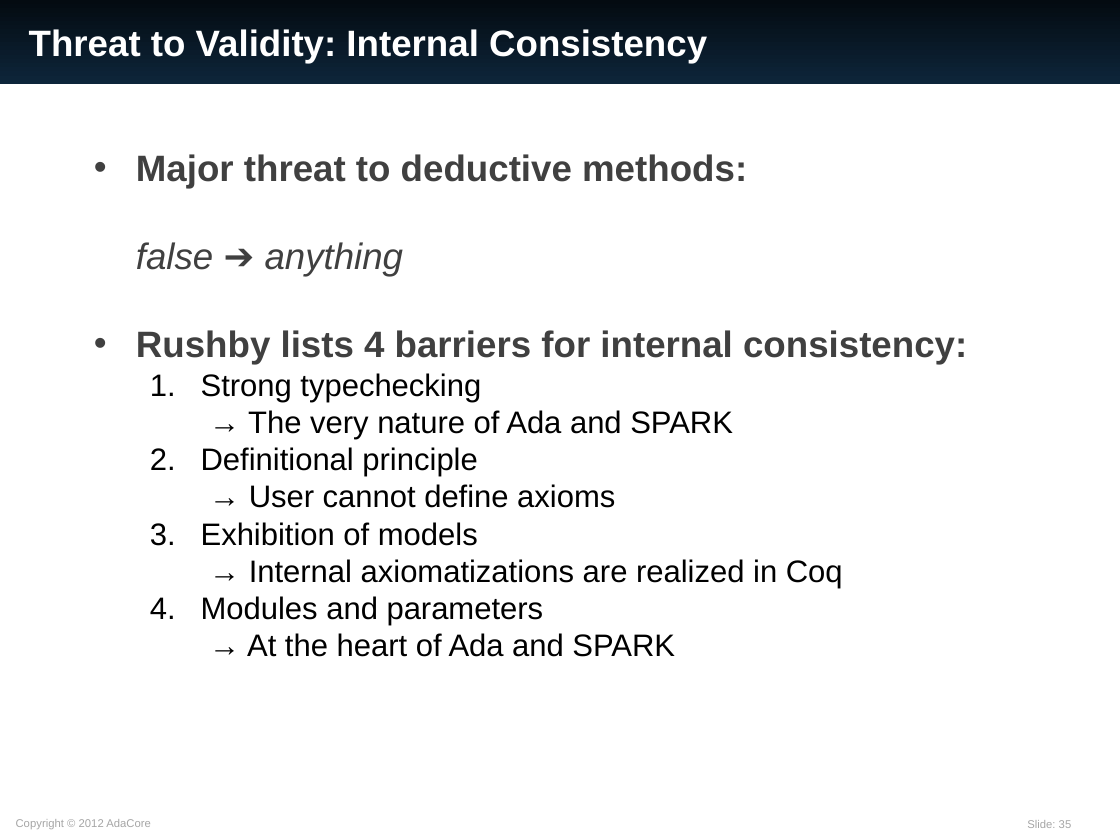
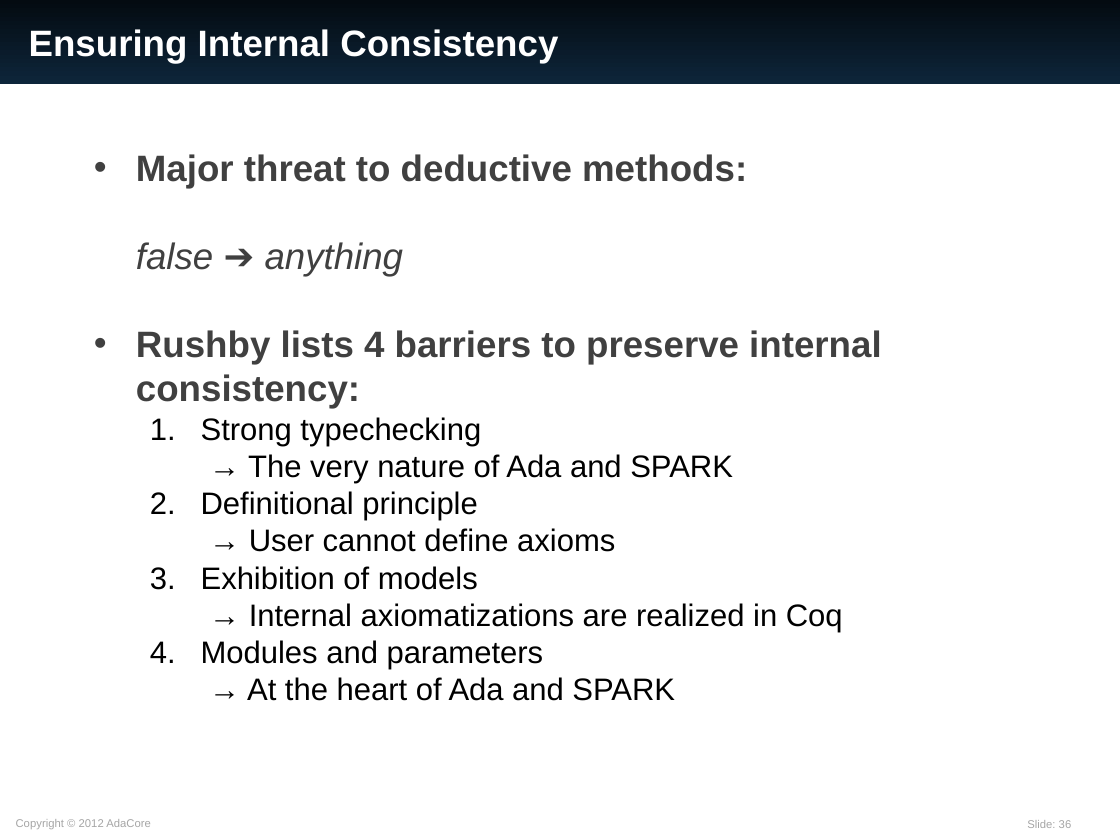
Before and after one commit to AdaCore/spark2014, a slide deck: slide 36 of slides/EASA_20160309/SPARK_2014.ppt (slide 35 before the commit). Drawn at 1120x840 pixels with LibreOffice and Linux fonts; fonts in the diff are those of the drawing. Boxes give left, top, right and bottom in pixels: in the first picture for what was removed or moved away, otherwise in the second. Text is boxed around its words. In the diff, an @@ line names an element or a change of style, - is before the commit and + after.

```diff
--- a/slides/EASA_20160309/SPARK_2014.ppt
+++ b/slides/EASA_20160309/SPARK_2014.ppt
@@ title at bbox=[29, 29, 558, 63]: text changed @@
-Threat to Validity: Internal Consistency
+Ensuring Internal Consistency
@@ text at bbox=[136, 330, 881, 409]: text changed @@
-• Rushby lists 4 barriers for internal consistency:
+• Rushby lists 4 barriers to preserve internal consistency:
```
Also in this commit, not shown: 15 other slides changed, 3 slides added.
